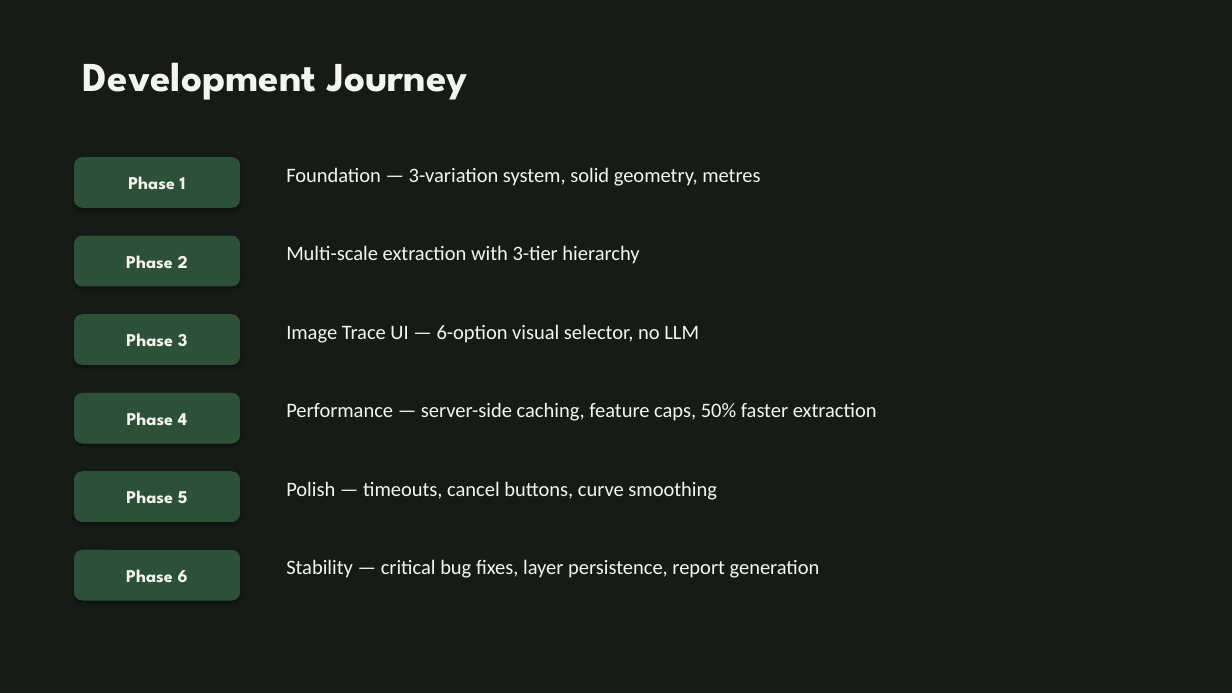
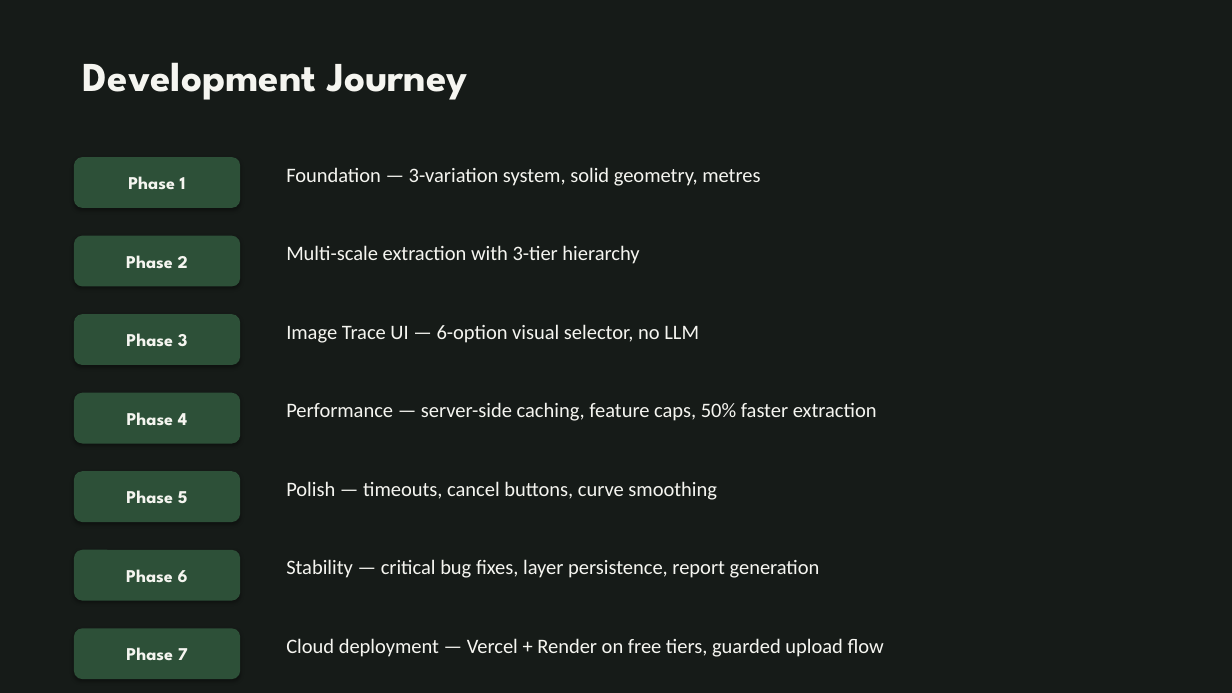
Before and after one commit to aronsohgw/bioform, a slide deck: slide 16 of docs/BioForm_Presentation.pptx. Drawn at 1232x693 pixels with LibreOffice and Linux fonts; fonts in the diff are those of the drawing. Boxes give left, top, right and bottom in pixels: in the first picture for what was removed or moved away, otherwise in the second. Text is boxed around its words. In the diff, an @@ line names an element or a change of style, - is before the commit and + after.

```diff
--- a/docs/BioForm_Presentation.pptx
+++ b/docs/BioForm_Presentation.pptx
@@ rounded rectangle added at <box>74,628,240,679</box>, fill #2D5038, 14 pt, text #F5F5F0, bold @@
+Phase 7
@@ text added at <box>286,638,884,657</box>, 16 pt, text #F5F5F0 @@
+Cloud deployment — Vercel + Render on free tiers, guarded upload flow
```
Also in this commit, not shown: 3 other slides changed, 2 other files.
